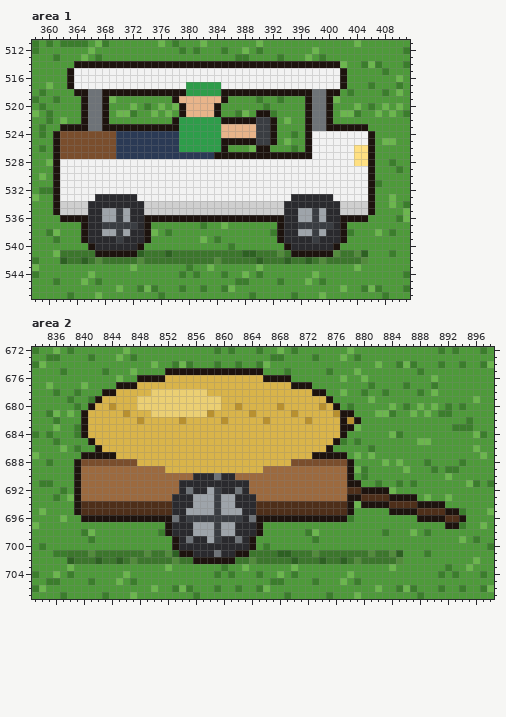
File history of a pixel-art file, art/aseprite/farm-day.aseprite. The picture above was drawn from the file before the commit.
1280x768 pixels, 1 frame. Colours within 5 levels of each other are drawn and written as one. Shown: area 1: x 358..411, y 511..547; area 2: x 833..898, y 672..707.
Now the later version:
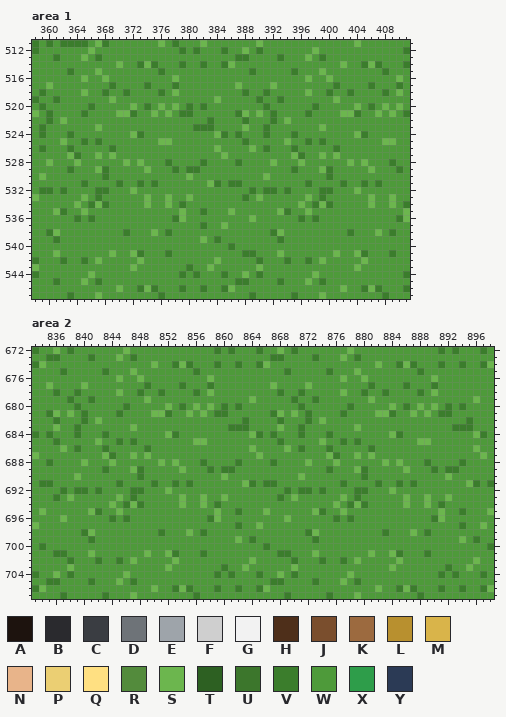
Palette (. is transparent): A #1d130e  B #2a2a2e  C #3a3d42  D #6e7378  E #9ea4aa  F #cfcfcf  G #f2f2f2  H #4e2f1a  J #7a4e2d  K #9c6a3f  L #b8902f  M #d9b44a  N #e8b48a  P #ebcf73  Q #ffe082  R #538b3c  S #6cb64e  T #2d6022  U #3c762c  V #3b7d2c  W #4e9a3a  X #2e9d4a  Y #2b3a55
Commit message: fix: drop parked vehicles from the static farm map Co-Authored-By: Claude Opus 5.5 <noreply@anthropic.com>
What changed:
Changed rows in their new state; - is an unchanged pixel.
Area 1, layer "decor":
first column x 361:
514 ---WWWWWWSWWVSVWWWVWWVWWVSWWWWWWWWWWWWWWW-----
515 --VWWWSWWWWWWWWVWWWWWWWWWWWWVWWWWWVWWWSWWW----
516 --WWSWWSWWWWWWWWWSWWWWWWWWWWWWWWWWWWSWWSWW----
517 --WWWWWWVWWWWVWWWVWWWWWWWWSWWWWSWWWWWWWWVW----
518 ---WSWWVWWVWWWWVWSWWWWWWWWWVWWVWWWWWSWWVW-----
519 ----WWWW---------WWWWWWSW-----------WWWW------
520 ----WVWW----------WVWVWW------------WVWW------
521 ----VWWW----------VVWWWW-----SW-----VWWW------
522 ----WWWW---------WWWWWVWWWWVWWWV----WWWW------
523 -WWWWWSWWWWWWWWWWWWWVVVWWWWSWWVW----WWSWWWWWW-
524 WWVWWWWWWWWSVWWWWWWWWWWSVWVWWWVW----WWWWWWWSVW
525 WSWWVWVWWWWWWWWSSWWWWWWWWWWVWWWW----VWVWWWWWWW
526 WWVWWWWWVWWWWWWWWWWWWWWSW----WV-----WWWWVWWWWW
527 WWSVWWSWSWWWWWWWWWWWWWWWSWWWWWWWWWSVWWSWSWWWWW
528 WWWSWWWWWWSWSWWWVWWWWVWWWWVWWWWSWWWSWWWWWWSWSW
529 WWVWWWSVWWWWWSWWWVWVVWWWWWWWWWWWWWVWWWSVWWWWWS
530 WWWWWWWVWWWWWWWWWWWSWWWWWWWWWWSWWWWWWWWVWWWWWW
531 WWWWVWWWWVWWVWVWWWWWWWSVWVVWWWWWWWWWVWWWWVWWVW
532 WVWWWWVVWWWSWWWWWWWWWWWWWWWWVWVVWVWWWWVVWWWSWW
533 WWWWSWVWWWWWWSWWSWWSWWWWWWWVWSWWWWWWSWVWWWWWWS
534 WWWSWVSVWWWWWSWWSWVWWWWWWWWWWWWWWWWSWVSVWWWWWS
535 SVWWSWWWWWWWWWWWWWSWWVWWWSWWWWWWSVWWSWWWWWWWWW
536 -WWVWVWWWWWWWWWWWVSWWWWWWWWWSWWWWWWVWVWWWWWWW-
537 ----WWWWWWWWWW------------------WWWWWWWWWW----
538 ----WWWWWWVWWW------------------SWWWWWWWWW----
539 ----WWWWWWWWWW------------------VWWWWWWWWW----
540 -----WWWWWWWW--------------------WWWWWWWW-----
541 -WWWWWWWSWWSVWWWVWWWWWWWWWWVVWWWSWWWWWWWSWWSV-
542 -VWWVWSWWWWWSWWWWWWWWWWSWWWWWVWWWVWWVWSWWWWWS-
Area 2, layer "decor":
first column x 838:
675 --------------WWWWVWWWWWWWWW-----------------------------
676 ----------SWWWWWWWWWSWWWWWWWWWWW-------------------------
677 -------WWWWVWWWWVWWWVWWWWWWWWSWWWWS----------------------
678 -----WWSWWVWWVWWWWVWSWWWWWWWWWVWWVWWW--------------------
679 ----WWWWWWWSWWWWWWWWWWWWWWSWWWWWVWWVWW-------------------
680 ---WWWWWVWWWWWSWVWSWSWVWVWWWWWWWWVWWWWW------------------
681 --VWWWWVWWWWSSVWWSWSWVVWWWWWWVSWSWVWWWWVW----------------
682 --VWSWWWWWWWWWWWWWWWWWWWWVWWWWVWWWVWSWWWWW---------------
683 --WWWWWWWSWWWWWWWWWWWWWVVVWWWWSWWVWWWWWWW----------------
684 --WWWVWWWWWWWWSVWWWWWWWWWWSVWVWWWVWWWVWW-----------------
685 ---WSWWVWVWWWWWWWWSSWWWWWWWWWWVWWWWWSWW------------------
686 ----WVWWWWWVWWWWWWWWWWWWWWSWWWWSWVWWWV-------------------
687 --WWWSVWWSWSWWWWWWWWWWWWWWWSWWWWWWWWWSVW-----------------
688 -WSWWWSWWWWWWSWSWWWVWWWWVWWWWVWWWWSWWWSWW----------------
689 -WWWWVWWWSVWWWWWSWWWVWVVWWWWWWWWWWWWWVWWW----------------
690 -SWWWWWWWWVWWWWWWWWWWWSWWWWWWWWWWSWWWWWWW----------------
691 -WWWWWWVWWWWVWWVWVWWWWWWWSVWVVWWWWWWWWWVWW---------------
692 -VVWVWWWWVVWWWSWWWWWWWWWWWWWWWWVWVVWVWWWWVVWWW-----------
693 -WWWWWWSWVWWWWWWSWWSWWSWWWWWWWVWSWWWWWWSWVWWWWWWSW-------
694 -WWWWWSWVSVWWWWWSWWSWVWWWWWWWWWWWWWWWWSWV-VWWWWWSWWSWV---
695 -WWSVWWSWWWWWWWWWWWWWSWWVWWWSWWWWWWSVWWSW-----WWWWWWWSWW-
696 --WWWWVWVWWWWWWWWWWWVSWWWWWWWWWSWWWWWWVW----------WWVSWWW
697 --------------WWWWWWWWWWVWWS--------------------------WW-
698 --------------WWWSWVWWWWWWWW-----------------------------
699 ---------------WWWWWWWWWSWV------------------------------
700 ---------------WWWWWWWWWWWW------------------------------
701 WWWSWWWWWWWSWWSVWWWVWWWWWWWWWWVVWWWSWWWWWWWSWWSV---------
702 VWWWVWWVWSWWWWWSWWWWWWWWWWSWWWWWVWWWVWWVWSWWWWWS---------
